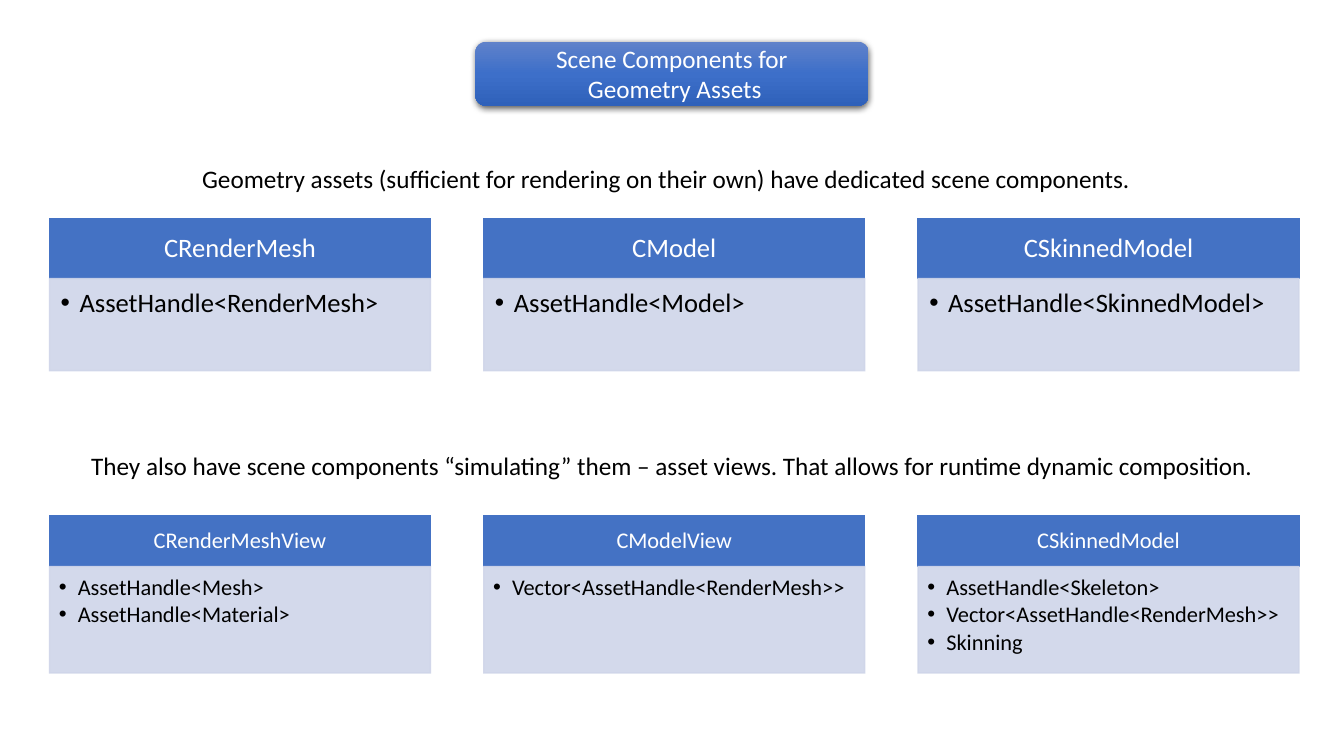
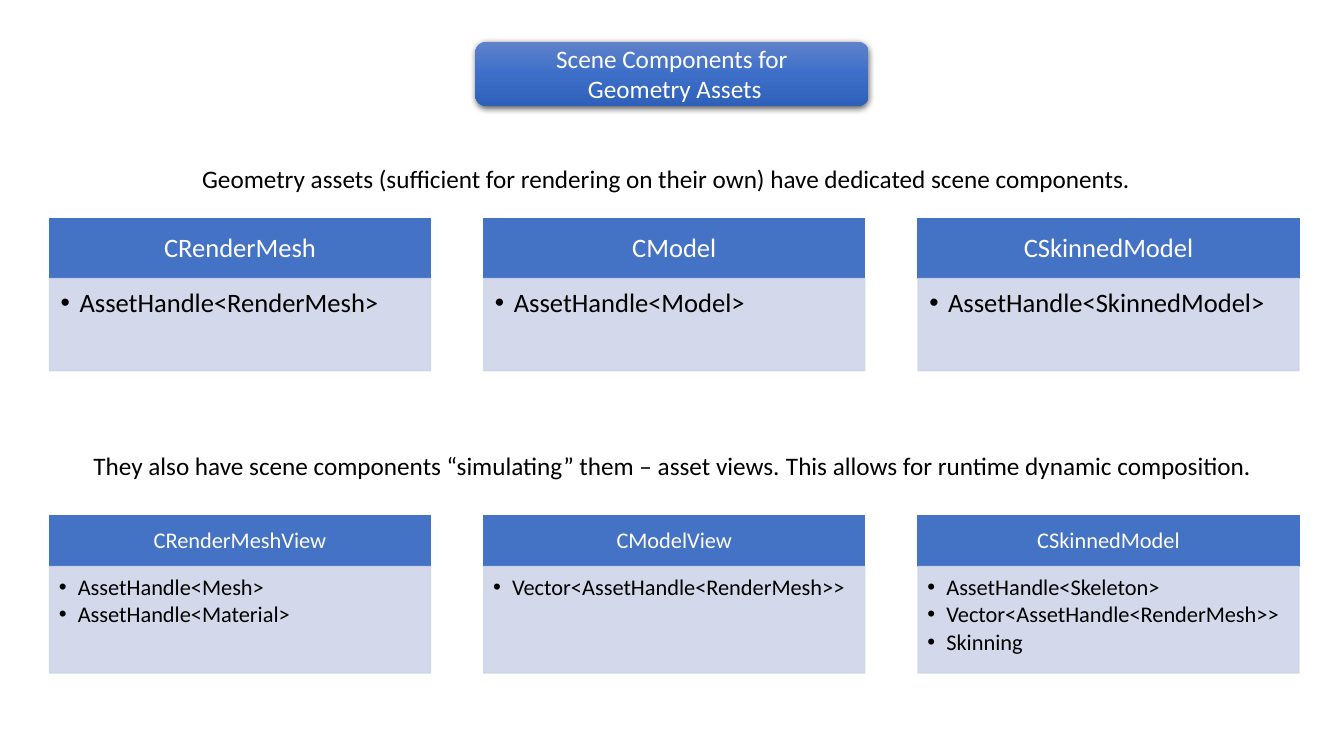
Before and after one commit to pawel-kaleta/FoolsEngine, a slide deck: slide 7 of Documentation/Asset Pipeline.pptx. Drawn at 1344x756 pixels with LibreOffice and Linux fonts; fonts in the diff are those of the drawing. Boxes give left, top, right and bottom in pixels: in the first picture for what was removed or moved away, otherwise in the second. Text is boxed around its words. In the diff, an @@ line names an element or a change of style, - is before the commit and + after.

```diff
--- a/Documentation/Asset Pipeline.pptx
+++ b/Documentation/Asset Pipeline.pptx
@@ text at [93,457,1250,480]: text changed @@
-They also have scene components “simulating” them – asset views. That allows for runtime dynamic composition.
+They also have scene components “simulating” them – asset views. This allows for runtime dynamic composition.
```
Also in this commit, not shown: 2 other slides changed, 15 other files.
